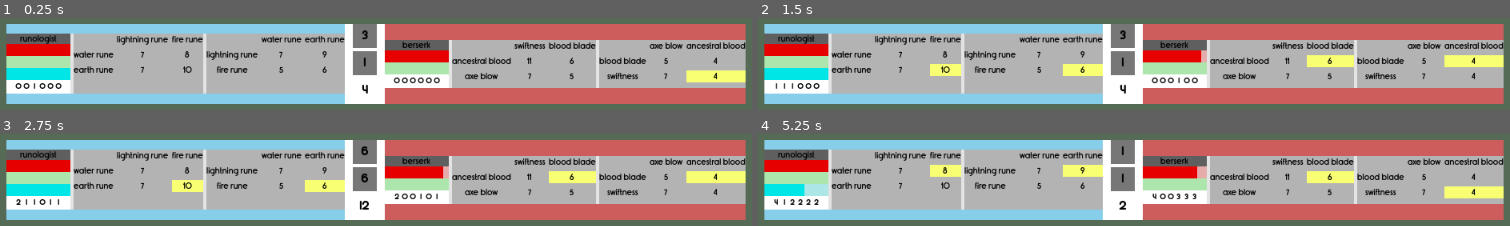
Above: before the commit, frames 1-4 (two rows, left to right).
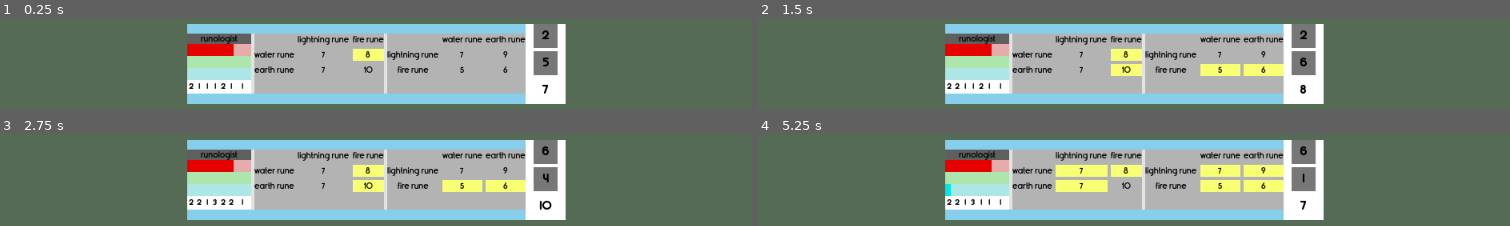
Above: after the commit, the same moments.

Repository: Pe3Hu/reinga
Game: Godot game, scene res://scene/0/game.tscn
The game is run twice, just before and just after one commit, with the same random seed, the same clock (stepped at 60 frames per second) and the same inputs.
Inputs:
- Up to frame 1 (0.25 s): no input
- Up to frame 2 (1.5 s): tap Enter at 0.5 s; tap Space at 0.6, 0.77, 1.07, 1.35 s
- Up to frame 3 (2.75 s): tap Space at 1.52, 1.82, 2.1 s
- Up to frame 4 (5.25 s): tap Space at 2.75, 2.85, 3.02, 3.32, 3.6, 3.77, 4.07, 4.35, 4.52, 4.82, 5.1 s

The runs differ from the first frame. In frame 1, 69% of the frame differs, in the area x 0-100%, y 6-94%; in frame 2, 70%; in frame 3, 70%; in frame 4, 72%.

Commit message:
update version 0.004
1. Added processing of out-of-order rounds
2. Added passive boost from ultimates kit
3. Added ultimates kit activation

Diff:
--- a/scene/0/game.gd
+++ b/scene/0/game.gd
@@ -8,7 +8,6 @@
 	$Layer0.add_child(Global.node.hell)
 
 	Global.node.arena = Global.node.hell.arenas.get_child(0)
-	Global.node.arena.make_round()
 
 
 func _input(event) -> void:
--- a/scene/1/arena.gd
+++ b/scene/1/arena.gd
@@ -8,6 +8,8 @@
 var teams = []
 var initiatives = []
 var iniative_counter = 0
+var extra_round = []
+var end = false
 
 
 func _ready() -> void:
@@ -16,7 +18,9 @@
 	hbox.move_child(vbox, 1)
 
 	arena_preparation()
-	#dices.roll_dices()
+
+	while !end:
+		make_round()
 
 
 func add_team(side_: String) -> void:
@@ -30,6 +34,8 @@
 func arena_preparation() -> void:
 	set_initiatives()
 	set_foes()
+
+	#teams.front().sinners.get_children().front().knockout()
 
 
 func set_initiatives() -> void:
@@ -63,7 +69,13 @@
 
 func make_round() -> void:
 	round_preparation()
-	fills_dicespots_one_by_one()
+
+	if extra_round.is_empty():
+		fills_dicespots_one_by_one()
+	else:
+		var sinner = extra_round.pop_front()
+		sinner.fills_dicespots()
+		print("extra round " + sinner.specialization)
 
 
 func fills_dicespots_one_by_one() -> void:
--- a/scene/1/dices.gd
+++ b/scene/1/dices.gd
@@ -1,4 +1,5 @@
 extends VBoxContainer
+
 
 @onready var sum_dice =  $"../Sum"
 
@@ -9,8 +10,6 @@
 func _ready() -> void:
 	for _i in dice_count:
 		add_dice()
-
-	#roll_dices()
 
 
 func add_dice() -> void:
--- a/scene/2/sinner.gd
+++ b/scene/2/sinner.gd
@@ -7,15 +7,25 @@
 var team = null
 var specialization = null
 var foes = []
-var skills = []
+var skills = {}
+var chronicle = []
+var bans = []
 var initiative = 1
 
 
 func _ready() -> void:
+	init_skills()
 	init_wortops()
 	indicators.label.text = specialization
 	indicators.sinner = self
+	indicators.ultimate.sinner = self
 	indicators.set_bars()
+
+
+func init_skills() -> void:
+	skills.studied = []
+	skills.used = []
+	skills.studied.append_array(Global.dict.specialization.skill[specialization])
 
 
 func init_wortops() -> void:
@@ -45,20 +55,58 @@
 		for dicespot_ in appropriate_dicespots:
 			pass
 
-		var readymades = dicespot.workstop.get_readymade_skills()
+		var readymades = dicespot.workstop.get_readymade_skills("only charged")
 
 		if !readymades.is_empty():
+			choose_ultimate(dicespot, readymades)
 			choose_skill(readymades)
 
 
 func fill_ultimate() -> void:
-	var value = team.arena.dices.values.pick_random()
-	indicators.ultimate.fill_cell(value)
+	for edge in indicators.ultimate.priority:
+		if team.arena.dices.values.has(edge):
+			indicators.ultimate.fill_cell(edge)
+			return
+
+
+func choose_ultimate(dicespot_: MarginContainer, readymades_: Array) -> void:
+	match specialization:
+		"runologist":
+			var n = 1
+
+			if indicators.ultimate.kit.value > n:
+				var extra_skills = []
+				var extra_readymades = dicespot_.workstop.get_readymade_skills("not charged")
+
+				for _i in range(extra_readymades.size()-1, -1, -1):
+					var data = extra_readymades[_i]
+
+					if bans.has(data.skill):
+						extra_readymades.pop_at(_i)
+
+				print("runologist ultimate 2")
+				choose_skill(extra_readymades)
+
+				indicators.ultimate.downgrade_kit(n)
 
 
 func choose_skill(readymades_: Array) -> void:
-	var data = readymades_.pick_random()
-	data.worktop.activate_skill(data.axis, data.skill)
+	var data = null
+
+	match specialization:
+		"runologist":
+			#print(readymades_)
+			for _i in range(readymades_.size()-1, -1, -1):
+				if bans.has(readymades_[_i].skill):
+					readymades_.pop_at(_i)
+
+			#print(readymades_)
+			data = readymades_.pick_random()
+		"berserk":
+			data = readymades_.pick_random()
+
+	if data != null:
+		data.worktop.activate_skill(data.axis, data.skill)
 
 
 func check_active_barrier() -> bool:
@@ -79,4 +127,32 @@
 		foe.foes.erase(self)
 
 	if !team.check_presence():
+		team.arena.end = true
 		team.arena.close()
+
+
+func update_chronicle(skill_: String) -> void:
+	chronicle.append(skill_)
+
+	if chronicle.size() > 4:
+		chronicle.pop_front()
+
+	update_bans()
+
+
+func update_bans() -> void:
+	match specialization:
+		"runologist":
+			bans = []
+			var n = 2
+
+			for _i in range(chronicle.size() - 1, chronicle.size() - 1 - n, - 1):
+				if _i >= 0:
+					var skill = chronicle[_i]
+
+					if !bans.has(skill):
+						bans.append(skill)
+					#print(_i, skill)
+
+			#print(chronicle)
+			#print(bans)
--- a/scene/2/worktop.gd
+++ b/scene/2/worktop.gd
@@ -26,7 +26,7 @@
 func init_dicespots() -> void:
 	correct = false
 	var options = []
-	options.append_array(Global.dict.specialization.skill[sinner.specialization])
+	options.append_array(sinner.skills.studied)
 	options.shuffle()
 	var balance = Vector2()
 	skills.x = {}
@@ -46,39 +46,41 @@
 
 			if grid != Vector2.ZERO and (grid.x == 0 || grid.y == 0) and !skills.has(grid):
 				for axis in skills:
-					var option = null
+					var skill = null
 
 					if grid[reverse[axis]] == 0:
 						if skills[axis].keys().is_empty():
-							option = options.pick_random()
-							balance[axis] += Global.dict.skill.title[option].balance
+							skill = options.pick_random()
+							balance[axis] += Global.dict.skill.title[skill].balance
 							#print([optionaxis, Global.dict.skill.title[option].balance])
 						else:
 							var d = {}
 							d.current = balance[reverse[axis]] - balance[axis]
 							var compliants = []
 
-							for option_ in options:
-								d.new = d.current - Global.dict.skill.title[option_].balance
+							for option in options:
+								d.new = d.current - Global.dict.skill.title[option].balance
 
 								if abs(d.new) <= 1:
-									compliants.append(option_)
+									compliants.append(option)
 
 							if compliants.is_empty():
 								return
 
-							option = compliants.pick_random()
-							balance[axis] += Global.dict.skill.title[option].balance
-
-						skills[axis][option] = {}
-						skills[axis][option].grid = grid
-						skills[axis][option].dicespots = []
-						skills[axis][option].correct = null
-						skills[axis][option].multiplication = 1
-
-					if option != null:
-						options.erase(option)
-						dicespot.label.text = option
+							skill = compliants.pick_random()
+							balance[axis] += Global.dict.skill.title[skill].balance
+
+						skills[axis][skill] = {}
+						skills[axis][skill].grid = grid
+						skills[axis][skill].dicespots = []
+						skills[axis][skill].correct = null
+						skills[axis][skill].multiplication = 1
+
+					if skill != null:
+						options.erase(skill)
+						dicespot.label.text = skill
+						if !sinner.skills.used.has(skill):
+							sinner.skills.used.append(skill)
 			else:
 				if grid != Vector2.ZERO:
 					dicespot.permutation = 0
@@ -199,17 +201,30 @@
 				node.bg.visible = true
 
 
-func get_readymade_skills() -> Array:
+func get_readymade_skills(style_: String) -> Array:
 	var readymades = []
 
 	for axis in skills:
 		for skill in skills[axis]:
-			if readiness_check(axis, skill):
-				var data = {}
-				data.worktop = self
-				data.axis = axis
-				data.skill = skill
-				readymades.append(data)
+			var data = {}
+			data.worktop = self
+			data.axis = axis
+			data.skill = skill
+			readymades.append(data)
+
+	match style_:
+		"only charged":
+			for _i in range(readymades.size()-1, -1, -1):
+				var data = readymades[_i]
+
+				if !readiness_check(data.axis, data.skill):
+					readymades.pop_at(_i)
+		"not charged":
+			for _i in range(readymades.size()-1, -1, -1):
+				var data = readymades[_i]
+
+				if readiness_check(data.axis, data.skill):
+					readymades.pop_at(_i)
 
 	return readymades
 
@@ -227,10 +242,14 @@
 	var description = Global.dict.skill.title[skill_]
 
 	var target = get_target(description)
-	apply_effect(target, description)
-
-	for dicespot in skills[axis_][skill_].dicespots:
-		dicespot.deenergize()
+
+	if target != null:
+		apply_effect(target, description)
+
+		for dicespot in skills[axis_][skill_].dicespots:
+			dicespot.deenergize()
+
+		sinner.update_chronicle(skill_)
 
 
 func get_target(description_: Dictionary) -> Variant:
@@ -244,7 +263,6 @@
 			targets.append(sinner)
 
 	target = targets.pick_random()
-
 	return target
 
 
@@ -262,12 +280,30 @@
 			subtarget = target_.indicators.get_indicator_based_on_name("barrier")
 
 		subtarget.update_value(description_.value, shift)
+	else:
+		match description_.subtarget:
+			"turn of events":
+				var extra_rounds = floor(charge / 6) + 1
+
+				for _i in extra_rounds:
+					sinner.team.arena.extra_round.append(sinner)
 
 
 func roll_charge(description_: Dictionary) -> int:
-	var charge = description_.base
+	var base = description_.base
+	var bonus = description_.bonus
+
+	if sinner.indicators.ultimate.kit.value > 0:
+		var impact = sinner.indicators.ultimate.get_impact()
+
+		match sinner.specialization:
+			"runologist":
+				bonus *= impact
+			"berserk":
+				base += impact
+
 	Global.rng.randomize()
-	charge += Global.rng.randi_range(0, description_.bonus)
+	var charge = base + Global.rng.randi_range(0, bonus)
 	return charge
 
 
--- a/scene/3/cell.gd
+++ b/scene/3/cell.gd
@@ -4,9 +4,12 @@
 @onready var label = $Label
 @onready var bg = $BG
 
+var value = 0
+var edge = null
 
-var value = 0
 
+#func _ready():
+#	edge = get_parent().get_child_count()
 
 func shift_value(shift_: int) -> void:
 	value += shift_
--- a/scene/3/indicator.gd
+++ b/scene/3/indicator.gd
@@ -1,7 +1,8 @@
 extends MarginContainer
 
+
 @onready var bar = $ProgressBar
-@onready var indicators = $".."
+@onready var indicators = $"../../.."
 
 var type = null
 
@@ -40,3 +41,11 @@
 				bar.value = bar.min_value
 		"maximum":
 			bar.max_value += shift_
+
+	if indicators.sinner.team.arena != null:
+		if type == "health" and bar.value == 0:
+			indicators.sinner.knockout()
+
+
+func get_percentage() -> int:
+	return floor(bar.value * 100 / bar.max_value)
--- a/scene/3/ultimate.gd
+++ b/scene/3/ultimate.gd
@@ -1,17 +1,82 @@
 extends MarginContainer
 
 
-@onready var cells = $Cells
+@onready var cells = $HBox/Cells
+@onready var kit = $HBox/Kit
+@onready var indicators = $"../.."
+
+var sinner = null
+var priority = []
 
 
 func _ready() -> void:
 	for edge in Global.arr.edge:
 		var cell = Global.scene.cell.instantiate()
 		cells.add_child(cell)
-		cell.name = str(edge)
+		cell.edge = edge
+
+	update_kit_value()
+	prioritize_cells()
 
 
-func fill_cell(value_: int) -> void:
+func fill_cell(edge_: int) -> void:
 	for cell in cells.get_children():
-		if cell.name == str(value_):
+		if cell.edge == edge_:
 			cell.shift_value(1)
+			break
+
+	update_kit_value()
+	prioritize_cells()
+
+
+func update_kit_value() -> void:
+	var min = cells.get_child(0).value
+
+	for cell in cells.get_children():
+		if cell.value < min:
+			min = cell.value
+
+	kit.value = 0
+	kit.shift_value(min)
+
+
+func get_impact() -> Variant:
+	var impact = null
+
+	match sinner.specialization:
+		"runologist":
+			impact = 2
+		"berserk":
+			var indicator = indicators.get_indicator_based_on_name("health")
+			var percentage = indicator.get_percentage()
+			var decimals = floor((100 - percentage) / 10)
+			impact = decimals
+
+
+	return impact
+
+
+func prioritize_cells() -> void:
+	var datas = []
+	priority = []
+
+	for cell in cells.get_children():
+		var data = {}
+		data.edge = cell.edge
+		data.value = cell.value
+		datas.append(data)
+
+	datas.sort_custom(func(a, b): return a.value < b.value)
+
+	for data in datas:
+		priority.append(data.edge)
+
+
+func downgrade_kit(downgrade_: int) -> void:
+	for cell in cells.get_children():
+		cell.shift_value(-downgrade_)
+
+	var value = kit.value - downgrade_
+	print([value, kit.value, downgrade_])
+	kit.value = 0
+	kit.shift_value(value)
--- a/scene/3/ultimate.tscn
+++ b/scene/3/ultimate.tscn
@@ -1,6 +1,7 @@
-[gd_scene load_steps=2 format=3 uid="uid://dhtnc7aol46sc"]
+[gd_scene load_steps=3 format=3 uid="uid://dhtnc7aol46sc"]
 
 [ext_resource type="Script" path="res://scene/3/ultimate.gd" id="1_1jin6"]
+[ext_resource type="PackedScene" uid="uid://eb4mc1porkfq" path="res://scene/3/cell.tscn" id="2_qvyxq"]
 
 [node name="Ultimate" type="MarginContainer"]
 anchors_preset = 8
@@ -19,7 +20,13 @@
 [node name="BG" type="ColorRect" parent="."]
 layout_mode = 2
 
-[node name="Cells" type="HBoxContainer" parent="."]
+[node name="HBox" type="HBoxContainer" parent="."]
+layout_mode = 2
+
+[node name="Cells" type="HBoxContainer" parent="HBox"]
 layout_mode = 2
 theme_override_constants/separation = 0
 alignment = 1
+
+[node name="Kit" parent="HBox" instance=ExtResource("2_qvyxq")]
+layout_mode = 2
